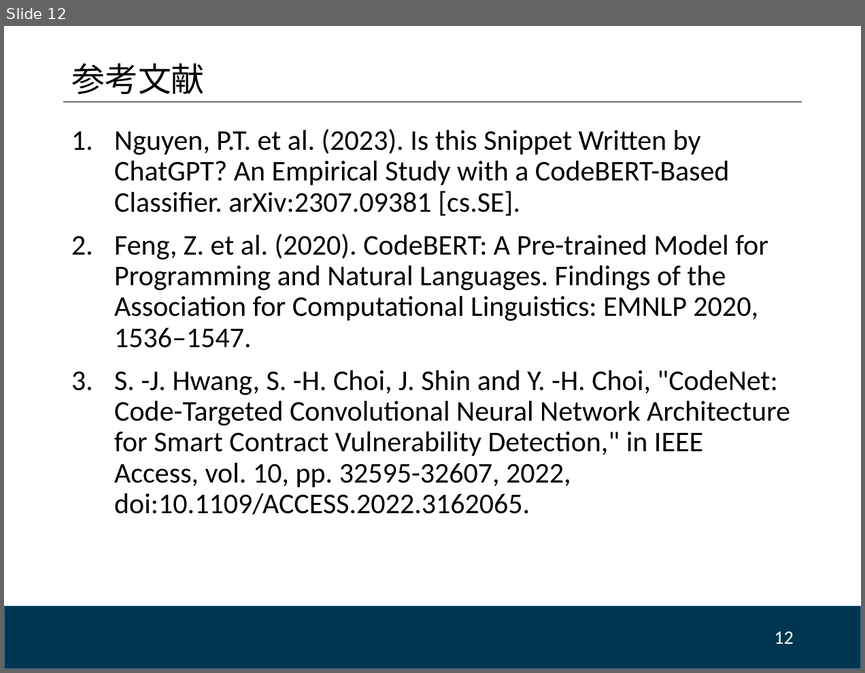
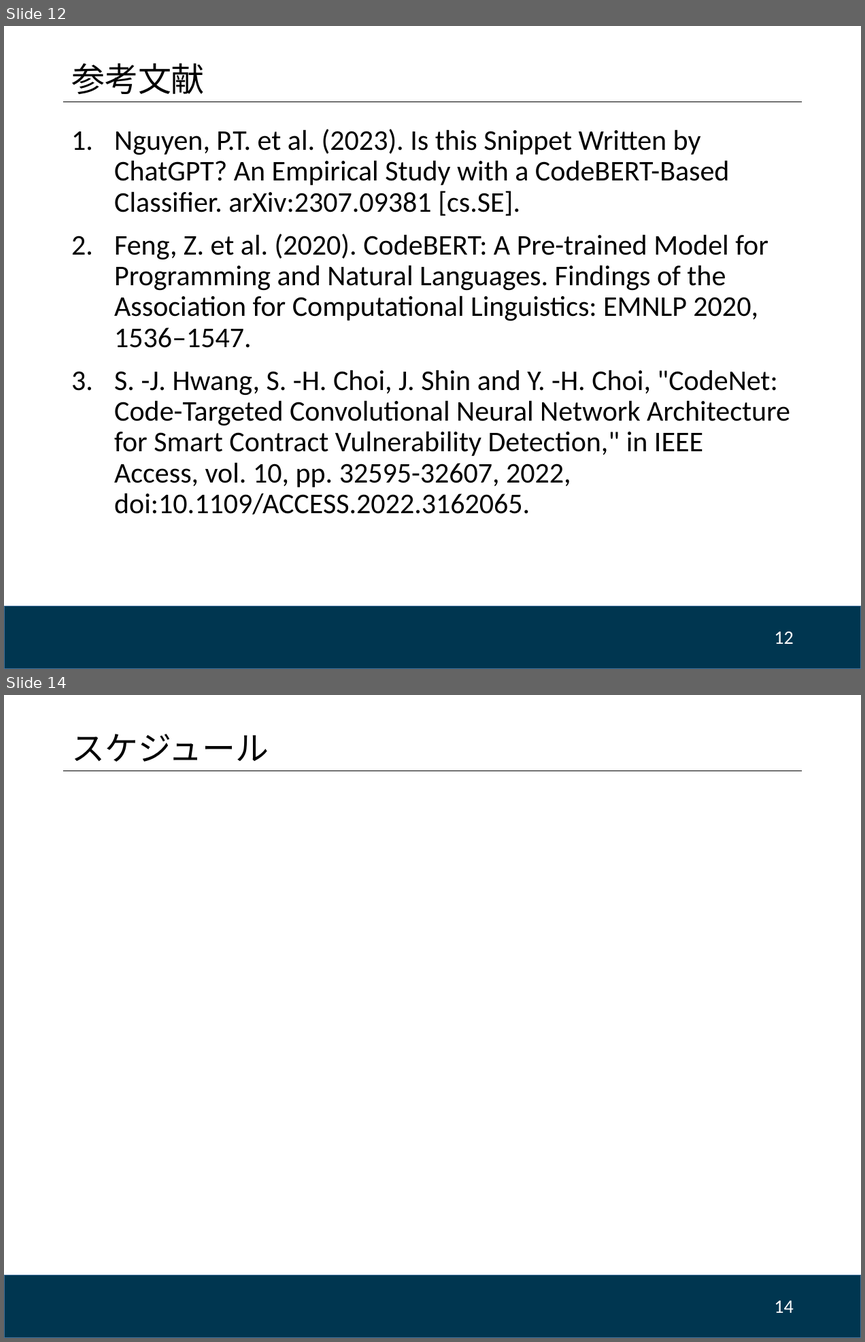
Before and after one commit to FengTianShi/CodeGenChecker, a slide deck: doc/進捗_7-15.pptx. Shown one above the other, each under a label of ours: slide 12 before the commit, slides 12 and 14 after it; the slides between them are not shown. The pictures are 865x673 and 865x1342 pixels, drawn with LibreOffice and Linux fonts; fonts in the diff are those of the drawing; background and template pictures are left out. Boxes give left, top, right and bottom in pixels: in the first picture for what was removed or moved away, otherwise in the second. Text is boxed around its words. In the diff, an @@ line names an element or a change of style, - is before the commit and + after.

```diff
--- a/doc/進捗_7-15.pptx
+++ b/doc/進捗_7-15.pptx
@@ slide 14 added at <box>4,695,861,1338</box>, background #FFFFFF; not listed: 2 template elements that a slide beside it also shows @@
@@ title added at <box>71,734,269,762</box>, 28 pt, text #000000 @@
+スケジュール
@@ page number added at <box>774,1300,793,1312</box>, 16 pt, text #FFFFFF @@
+14
```
Also in this commit, not shown: 1 other slide added, 1 other file.
